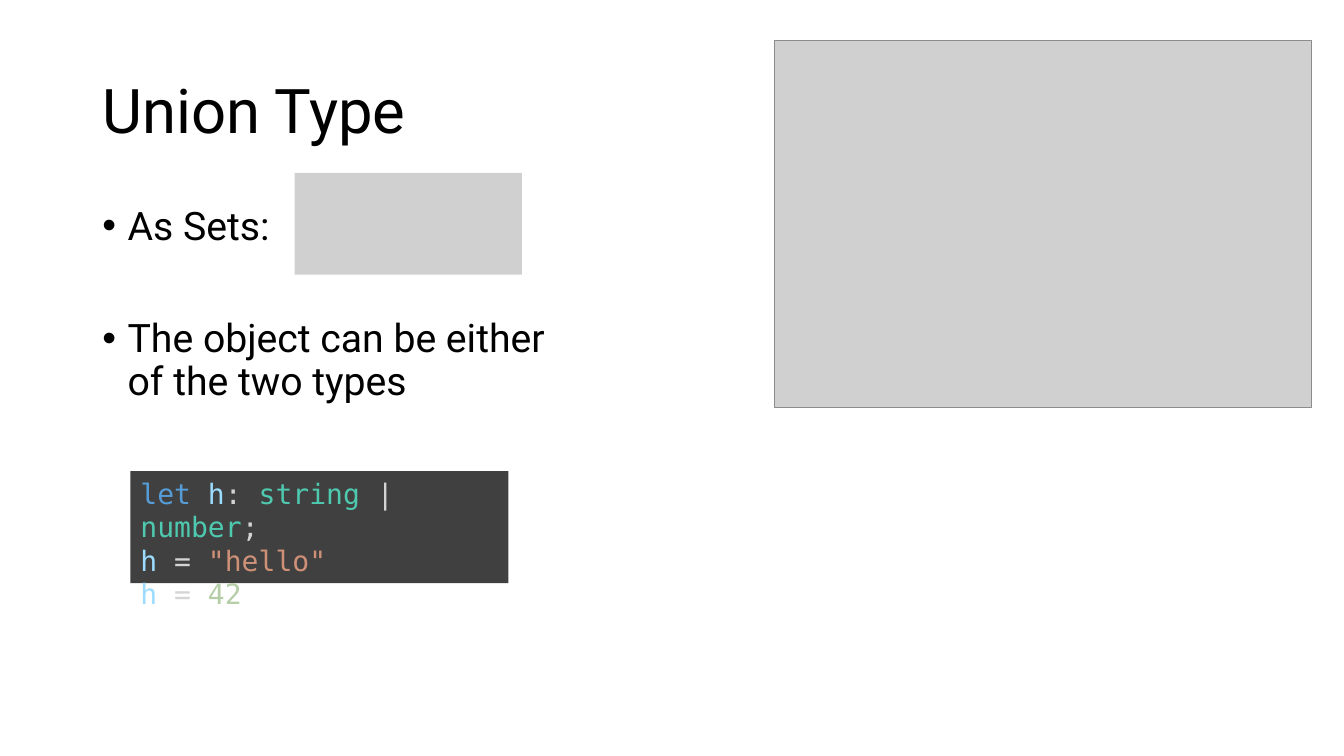
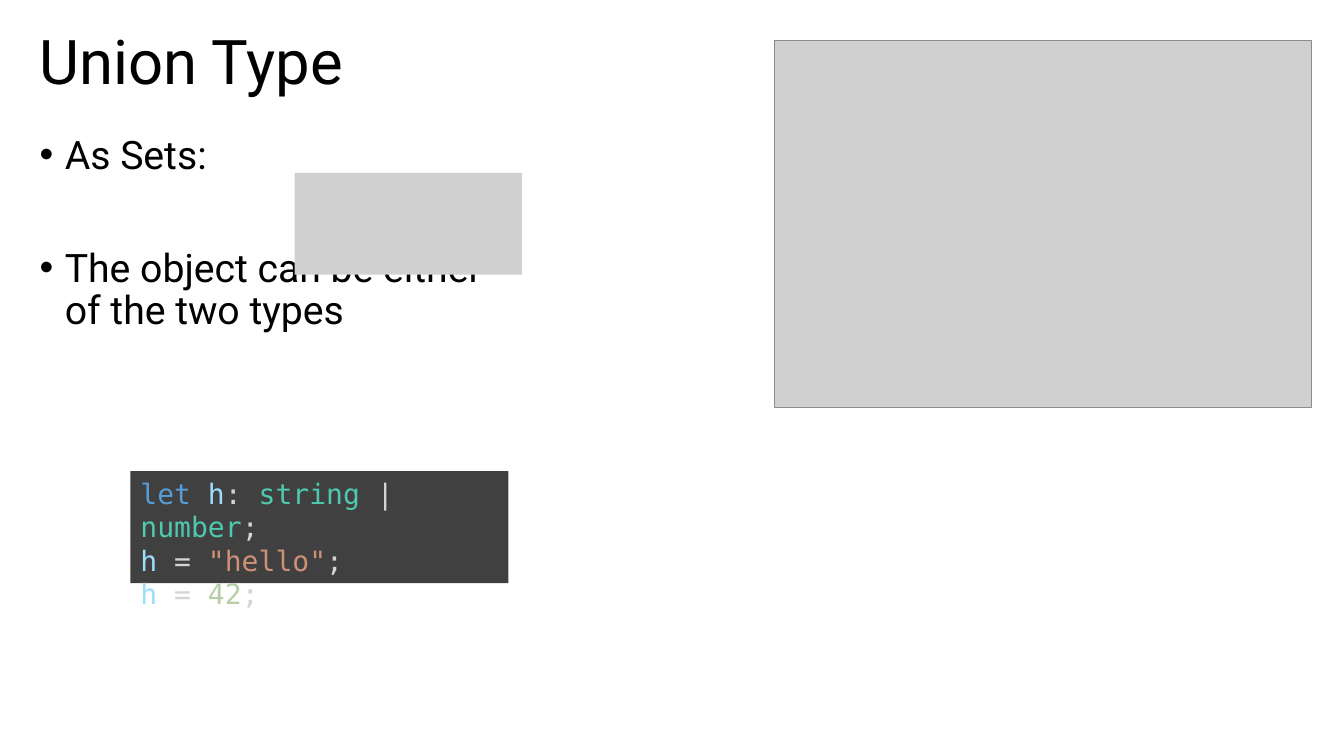
Before and after one commit to ymekesser/a-type-of-magic-presentation, a slide deck: slide 18 of a-type-of-magic.pptx (slide 15 before the commit). Drawn at 1344x756 pixels with LibreOffice and Linux fonts; fonts in the diff are those of the drawing; grey boxes stand for pictures. Boxes give left, top, right and bottom in pixels: in the first picture for what was removed or moved away, otherwise in the second. Text is boxed around its words. In the diff, an @@ line names an element or a change of style, - is before the commit and + after.

Commit message:
Refined basic types and intro

```diff
--- a/a-type-of-magic.pptx
+++ b/a-type-of-magic.pptx
@@ title "Union Type": place and size @@
-title "Union Type" at <box>102,88,406,146</box>
+title "Union Type" at <box>40,39,343,97</box>
@@ text "As Sets:": place and size @@
-text "As Sets:" at <box>128,211,545,404</box>
+text "As Sets:" at <box>65,140,482,333</box>
@@ text in rectangle at <box>140,549,343,607</box>: text changed @@
-h = "hello"
-h = 42
+h = "hello";
+h = 42;
```
Also in this commit, not shown: 11 other slides changed, 7 slides added, 2 other files.
